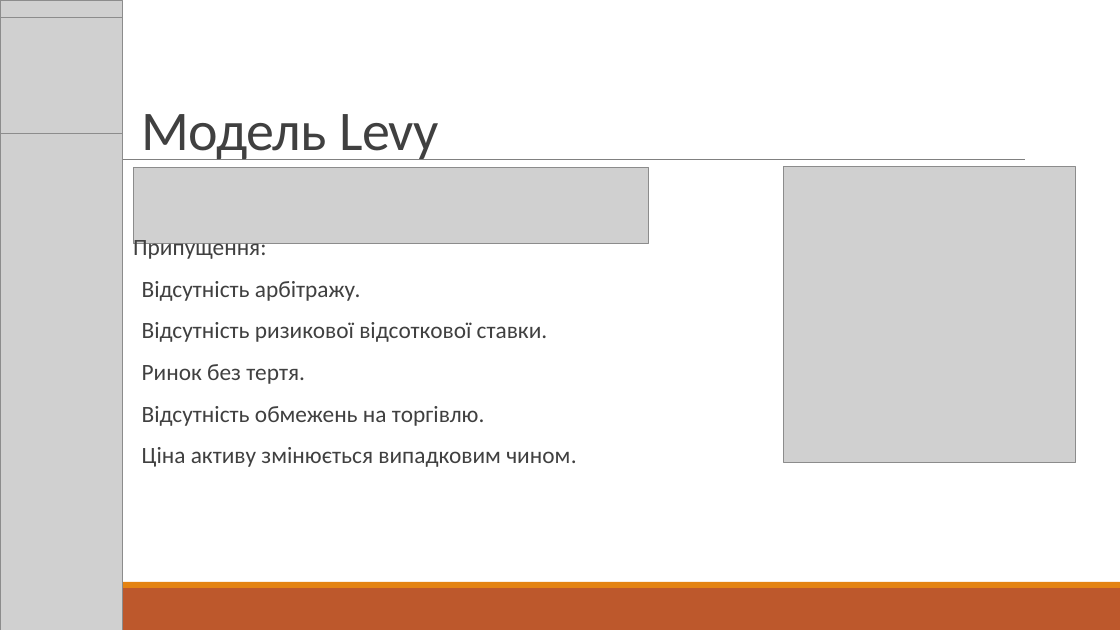
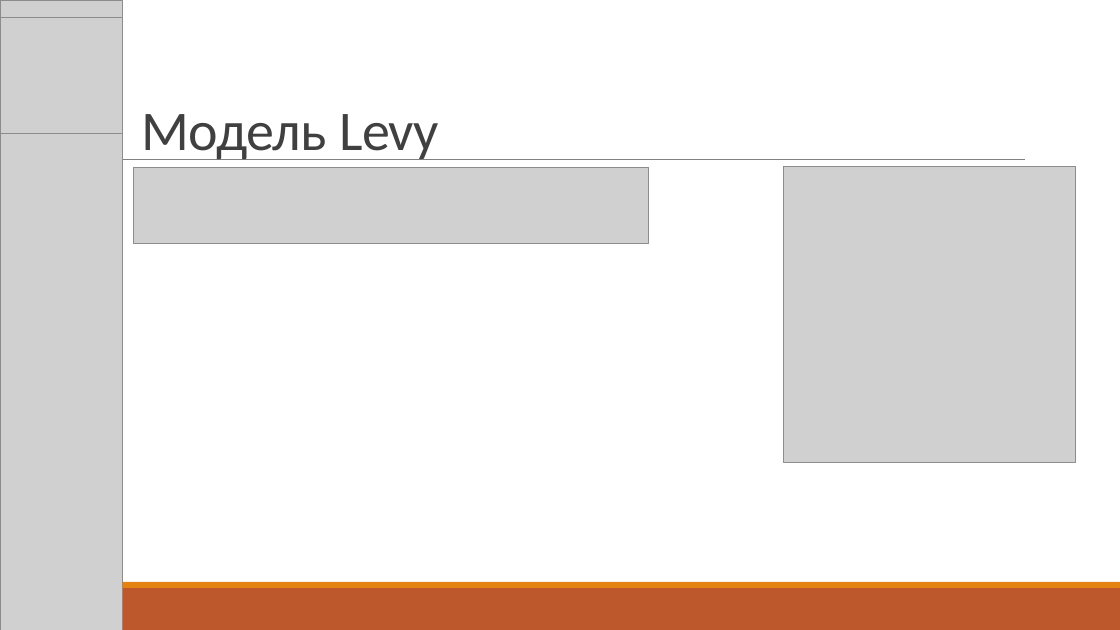
Before and after one commit to ShevHK/Option, a slide deck: slide 7 of Presentation.pptx (slide 6 before the commit). Drawn at 1120x630 pixels with LibreOffice and Linux fonts; fonts in the diff are those of the drawing; grey boxes stand for pictures. Boxes give left, top, right and bottom in pixels: in the first picture for what was removed or moved away, otherwise in the second. Text is boxed around its words. In the diff, an @@ line names an element or a change of style, - is before the commit and + after.

```diff
--- a/Presentation.pptx
+++ b/Presentation.pptx
@@ text removed at [133, 236, 577, 467] @@
-Припущення:
-  Відсутність арбітражу.
-  Відсутність ризикової відсоткової ставки.
-  Ринок без тертя.
-  Відсутність обмежень на торгівлю.
-  Ціна активу змінюється випадковим чином.
```
Also in this commit, not shown: 3 other slides changed, 2 slides added, 2 slides removed, 13 other files.
